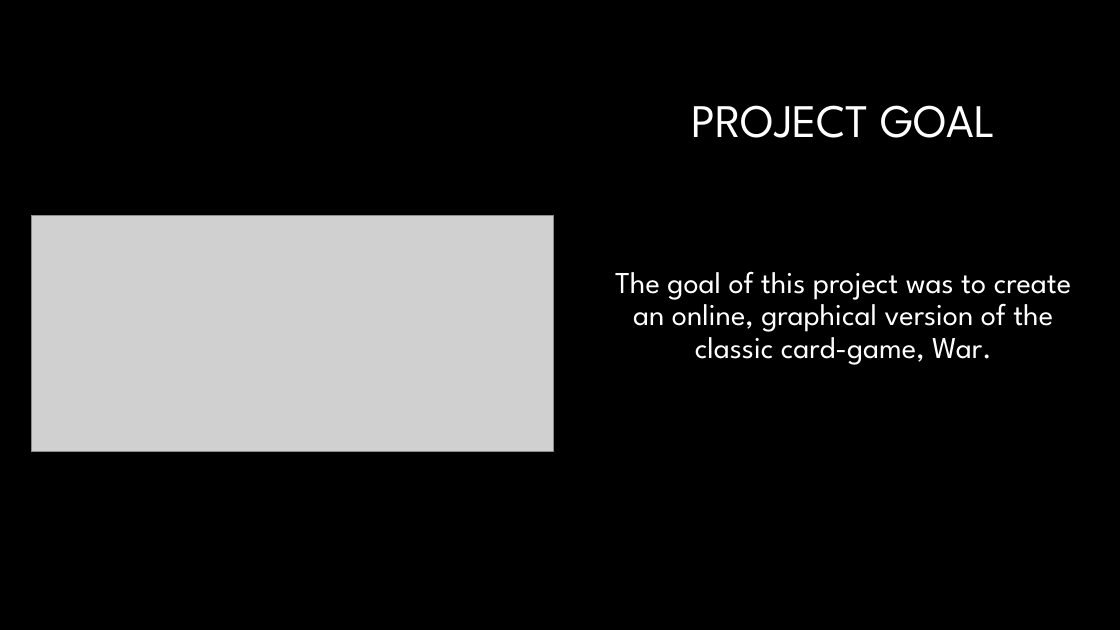
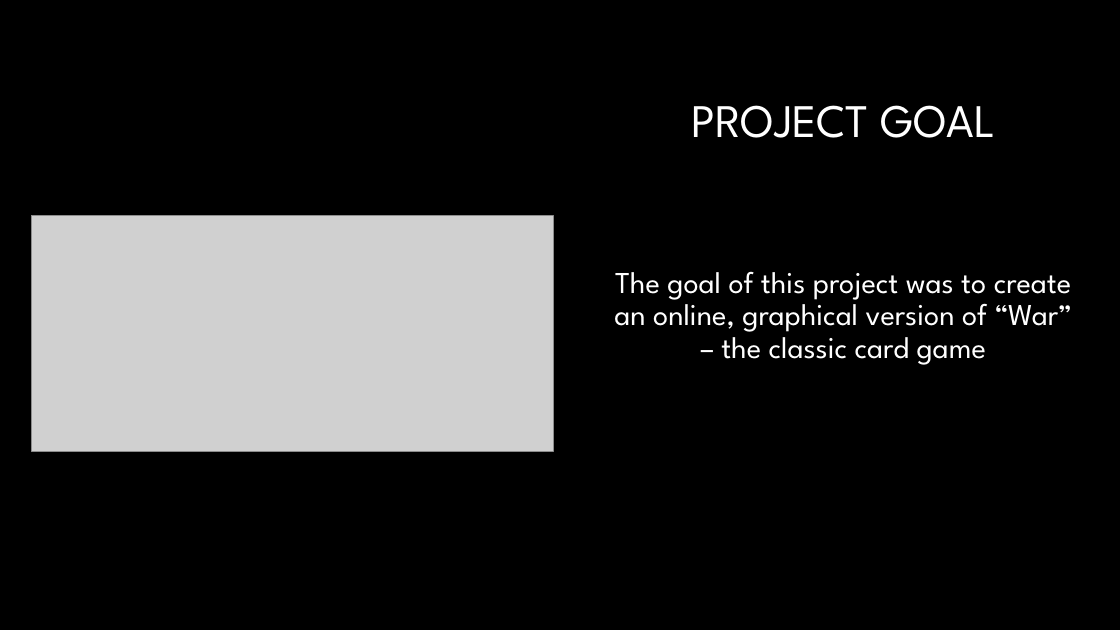
Before and after one commit to rodu4835/Heroku_App_Deployment, a slide deck: slide 2 of CSPB 3308 - Presentation PPT.pptx. Drawn at 1120x630 pixels with LibreOffice and Linux fonts; fonts in the diff are those of the drawing; grey boxes stand for pictures; background and template pictures are left out. Boxes give left, top, right and bottom in pixels: in the first picture for what was removed or moved away, otherwise in the second. Text is boxed around its words. In the diff, an @@ line names an element or a change of style, - is before the commit and + after.

```diff
--- a/CSPB 3308 - Presentation PPT.pptx
+++ b/CSPB 3308 - Presentation PPT.pptx
@@ text at (614, 271, 1072, 365): text changed @@
-The goal of this project was to create an online, graphical version of the classic card-game, War.
+The goal of this project was to create an online, graphical version of “War” – the classic card game
```
Also in this commit, not shown: 2 other slides changed, 4 slides added, 1 slide removed.
